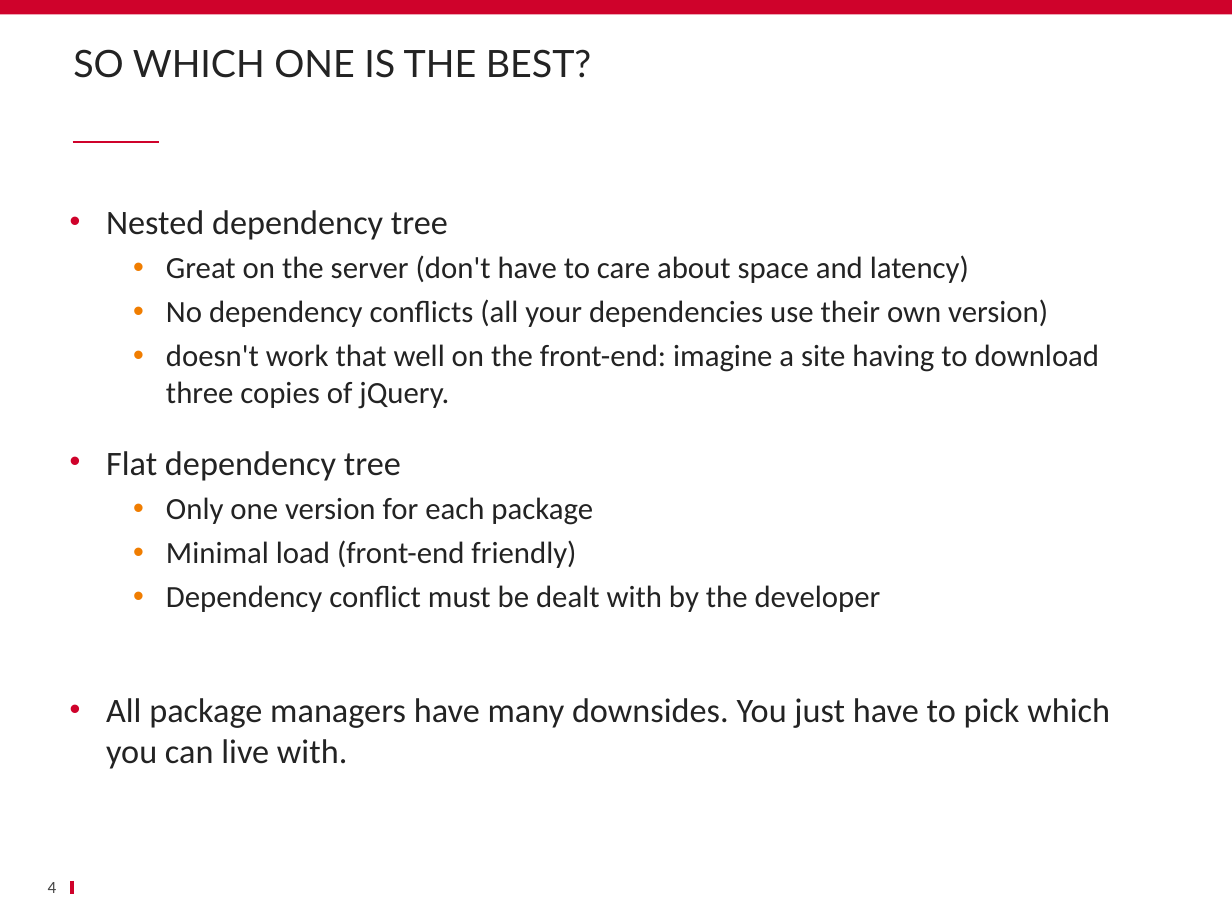
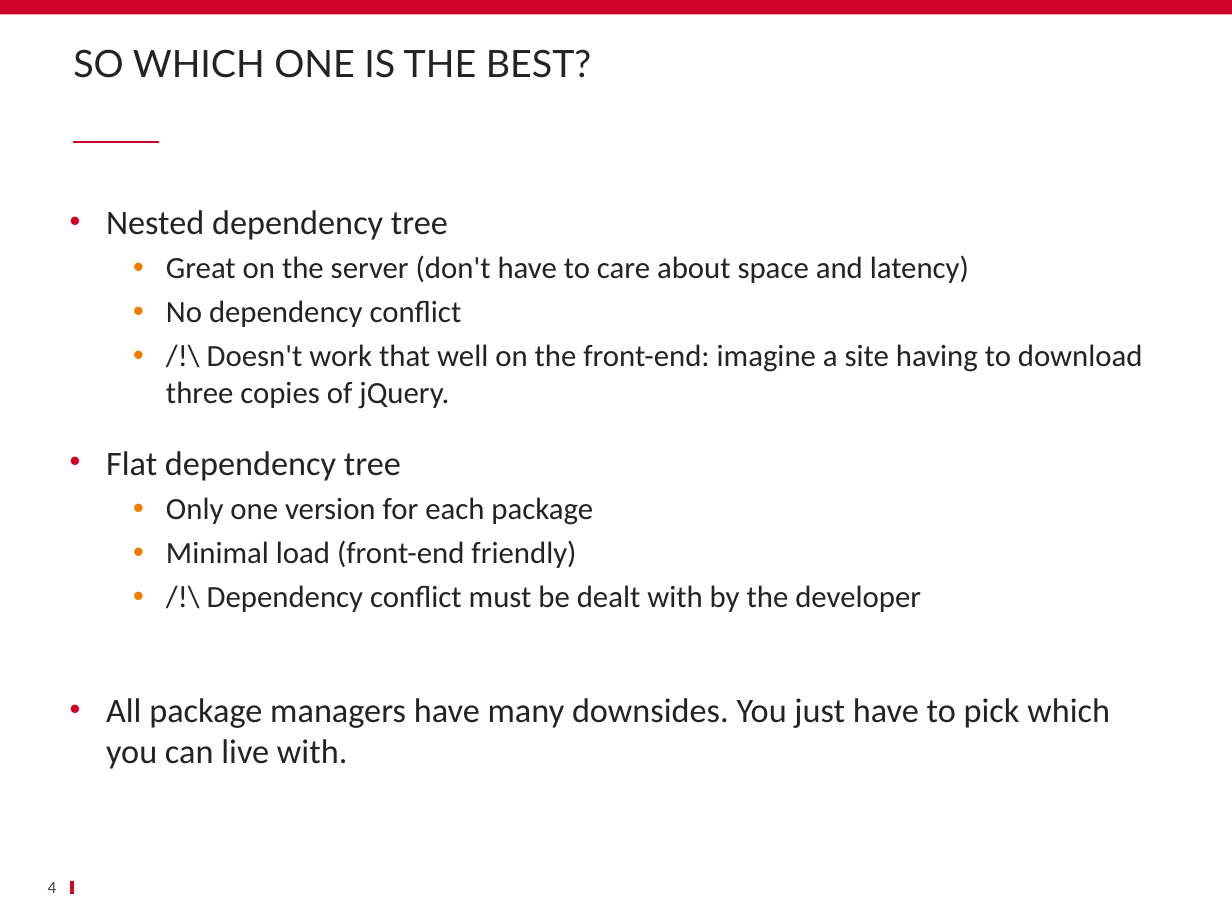
Before and after one commit to schassande/formation-angularjs1, a slide deck: slide 4 of Jour2/13 bower/13_bower.pptx. Drawn at 1232x924 pixels with LibreOffice and Linux fonts; fonts in the diff are those of the drawing; background and template pictures are left out. Boxes give left, top, right and bottom in pixels: in the first picture for what was removed or moved away, otherwise in the second. Text is boxed around its words. In the diff, an @@ line names an element or a change of style, - is before the commit and + after.

```diff
--- a/Jour2/13 bower/13_bower.pptx
+++ b/Jour2/13 bower/13_bower.pptx
@@ text at [166, 300, 1143, 409]: text changed @@
-  • No dependency conflicts (all your dependencies use their own version)
-  • doesn't work that well on the front-end: imagine a site having to download three copies of jQuery.
+  • No dependency conflict
+  • /!\ Doesn't work that well on the front-end: imagine a site having to download three copies of jQuery.
@@ text at [207, 585, 921, 612]: text changed @@
-  • Dependency conflict must be dealt with by the developer
+  • /!\ Dependency conflict must be dealt with by the developer
```
Also in this commit, not shown: 7 other slides changed, 4 slides added, 2 slides removed, 1 other file.
